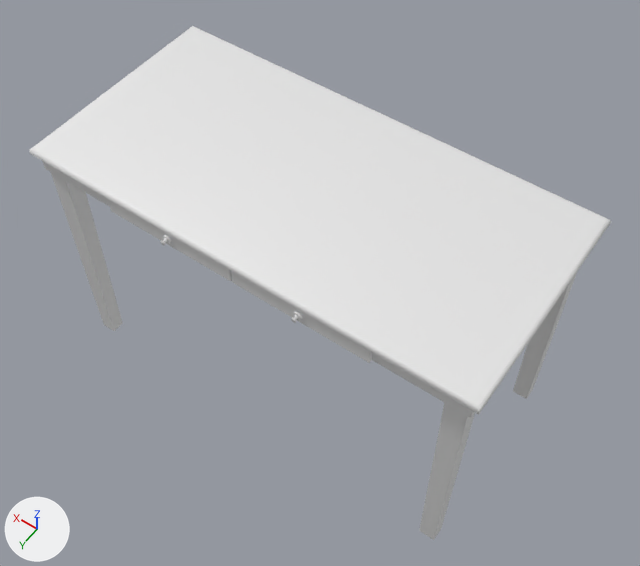
The FBX model Assets/ART/Meshes/GENERAL/SM_Desk_Small.fbx: old version first, new version second.
The view is the same before and after, from a camera (50 mm lens) standing at (-1.147, 1.553, 2.937) and looking at (-0.031, -0.009, 0.483). The axes (+X, +Y, +Z) are drawn at lower left. The lights are the same throughout. The older version comes first. Where no turn or scale is listed for an object, it has been applied to the vertices. Vertices at exactly the same position are counted once.

In view in the first picture: 'SM_Desk_Small', 'SM_Desk_Small_Drawer_01', 'SM_Desk_Small_Drawer_02'.
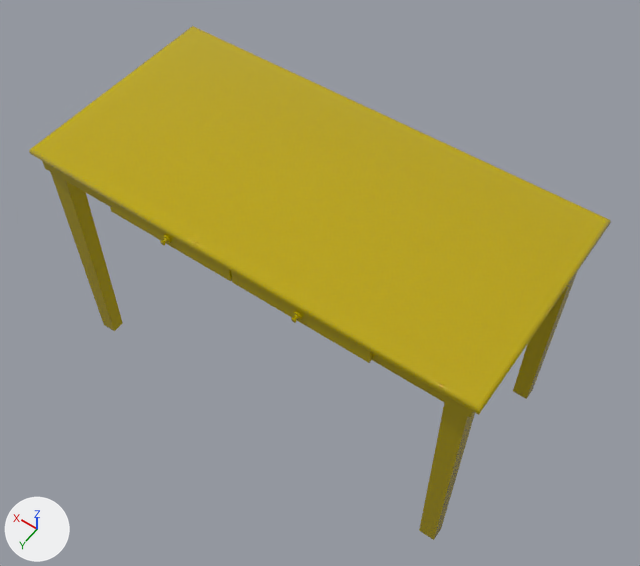
Location of each change, (x1, y1, x2, y2) in pixels of the pictures (640 x 566 px):
'SM_Desk_Small_Drawer_01', recoloured: (231, 271, 373, 363) in both
'SM_Desk_Small_Drawer_02', recoloured: (108, 199, 232, 281) in both
part 1 of me_mesh, recoloured (white to yellow): (29, 26, 611, 540) in both

The change, as a list of edits to the scene's bpy script:
```text
Add mat_m_wood_painted:
    mat_m_wood_painted = principled_material('M_Wood_Painted')
    mat_m_wood_painted.base_color = (0.5, 0.384, 0.0)  # yellow #bca700
    mat_m_wood_painted.roughness = 0.0
Change me_mesh:
    used by ob_sm_desk_small; location = (0.0, 0.0, 0.0)
    remove me_mesh.from_pydata(...)  # 76 vertices, 60 faces; spans x -0.82..0.82, y -0.4..0.4, z 0.0..0.97
    add me_mesh.from_pydata(...)  # 76 vertices, 56 faces; spans x -0.82..0.82, y -0.4..0.4, z 0.0..0.97
    me_mesh part 1: 56 faces spanning x -0.82..0.82, y -0.4..0.4, z 0.0..0.97 switch from no material to mat_m_wood_painted (yellow #bca700)
    edits to the shape of me_mesh do not show in these pictures
Change me_mesh_002:
    where me_mesh_002.from_pydata(...)  # 118 vertices, 112 faces; spans x -24.1..24.1, y -29.0..2.4, z -3.2..3.2
    add me_mesh_002.materials.append(mat_m_wood_painted)  # yellow #bca700
Change me_mesh_001:
    where me_mesh_001.from_pydata(...)  # 118 vertices, 112 faces; spans x -24.1..24.1, y -29.0..2.4, z -3.2..3.2
    add me_mesh_001.materials.append(mat_m_wood_painted)  # yellow #bca700
```
